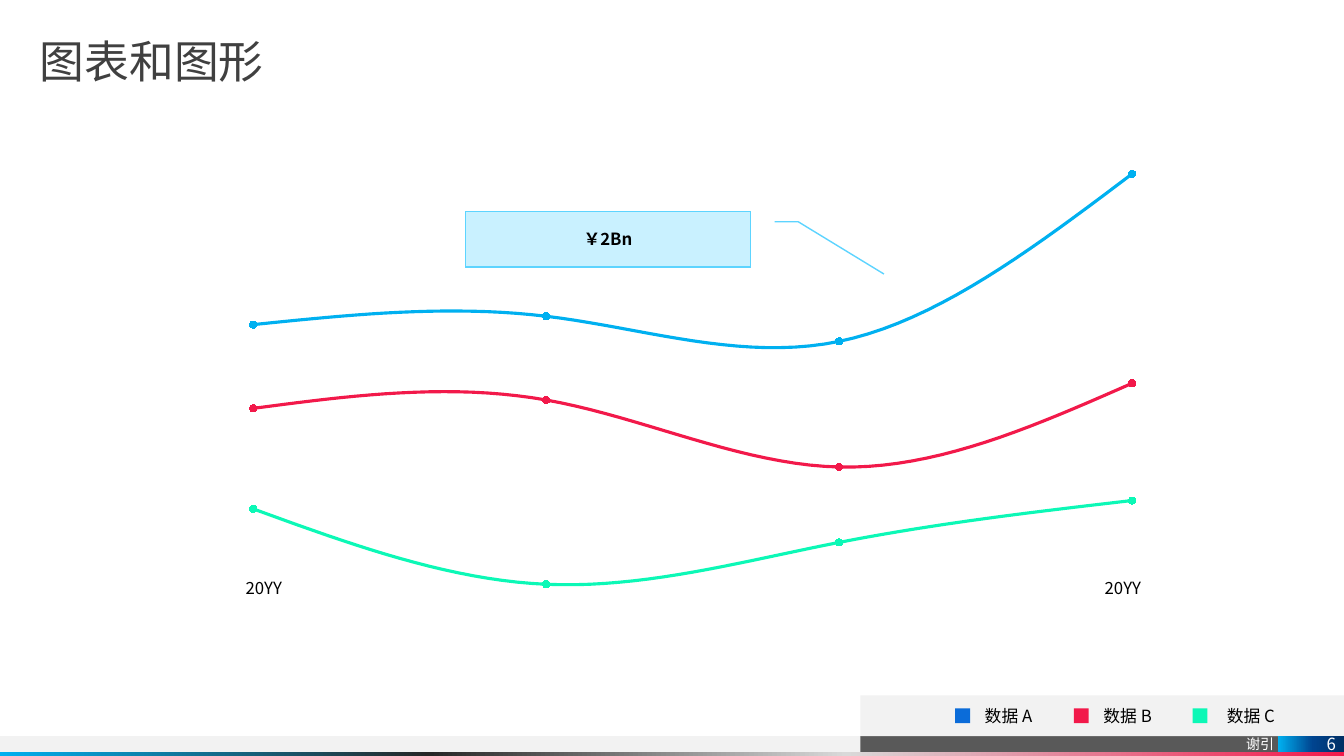
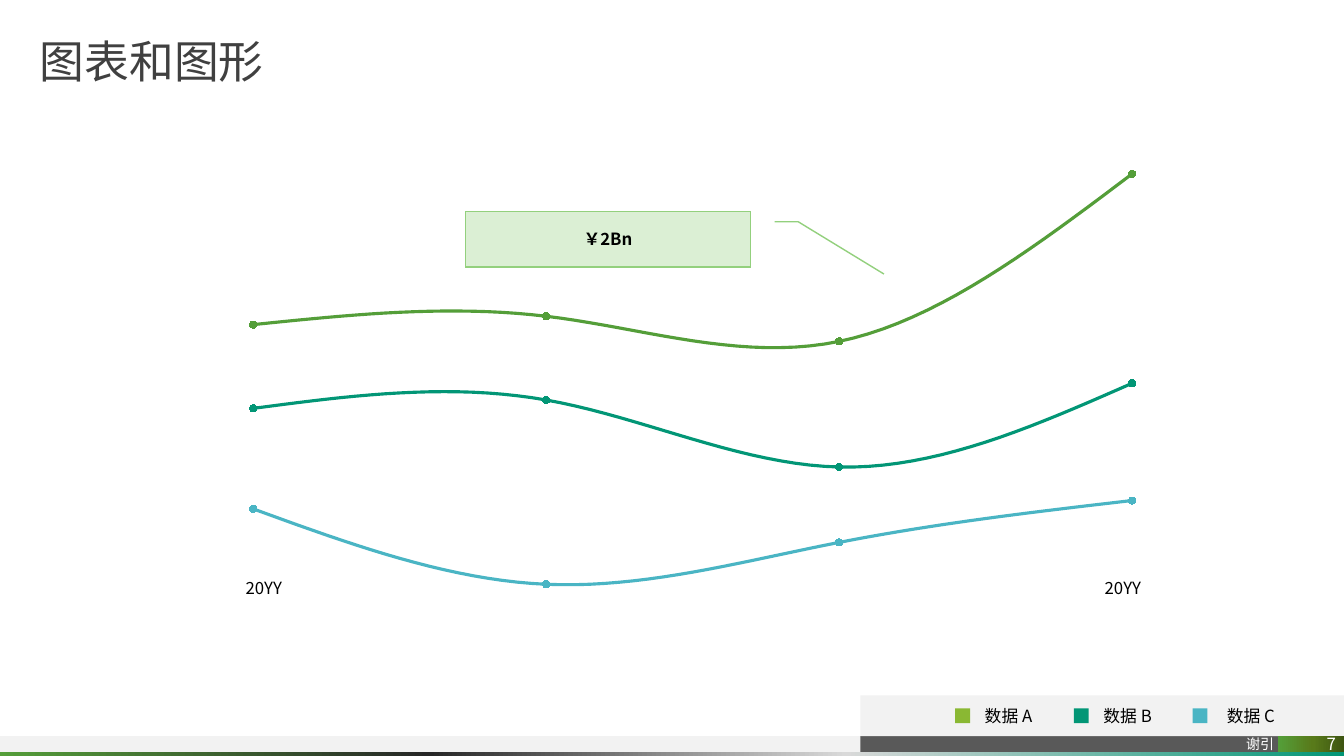
Before and after one commit to pitybea/l2r, a slide deck: slide 7 of rank.pptx (slide 6 before the commit). Drawn at 1344x756 pixels with LibreOffice and Linux fonts; fonts in the diff are those of the drawing. Boxes give left, top, right and bottom in pixels: in the first picture for what was removed or moved away, otherwise in the second. Text is boxed around its words. In the diff, an @@ line names an element or a change of style, - is before the commit and + after.

```diff
--- a/rank.pptx
+++ b/rank.pptx
@@ line stacked chart at bbox=[41, 69, 1298, 723] @@
@@ colour of Series 1 #0CF8B6 to #4AB5C4 @@
@@ colour of Series 2 #F2194A to #029676 @@
@@ colour of Series 3 #00B0F0 to #549E39 @@
@@ border callout "￥2Bn" at bbox=[466, 212, 751, 267]: fill #C9F1FF to #DBEFD4; outline #5DD4FF 1 pt to #93D07D 1 pt @@
@@ rectangle at bbox=[956, 709, 971, 724]: fill #0B6CD9 to #8AB833 @@
@@ rectangle at bbox=[1074, 709, 1089, 724]: fill #F2194A to #029676 @@
@@ rectangle at bbox=[1193, 709, 1208, 724]: fill #0CF8B6 to #4AB5C4 @@
@@ page number at bbox=[1278, 736, 1344, 752]: fill gradient #003065 to #004490 to #00B0F0 to gradient #3F5612 to #597B1A to #549E39 @@
@@ page number at bbox=[1327, 733, 1336, 755]: text changed @@
-6
+7
@@ rectangle at bbox=[0, 752, 1344, 756]: fill gradient #F2194A to #D9D9D9 to #262626 to #00B0F0 to gradient #029676 to #D9D9D9 to #262626 to #549E39 @@
```
Also in this commit, not shown: 10 other slides changed, 2 slides added, 1 slide removed.
